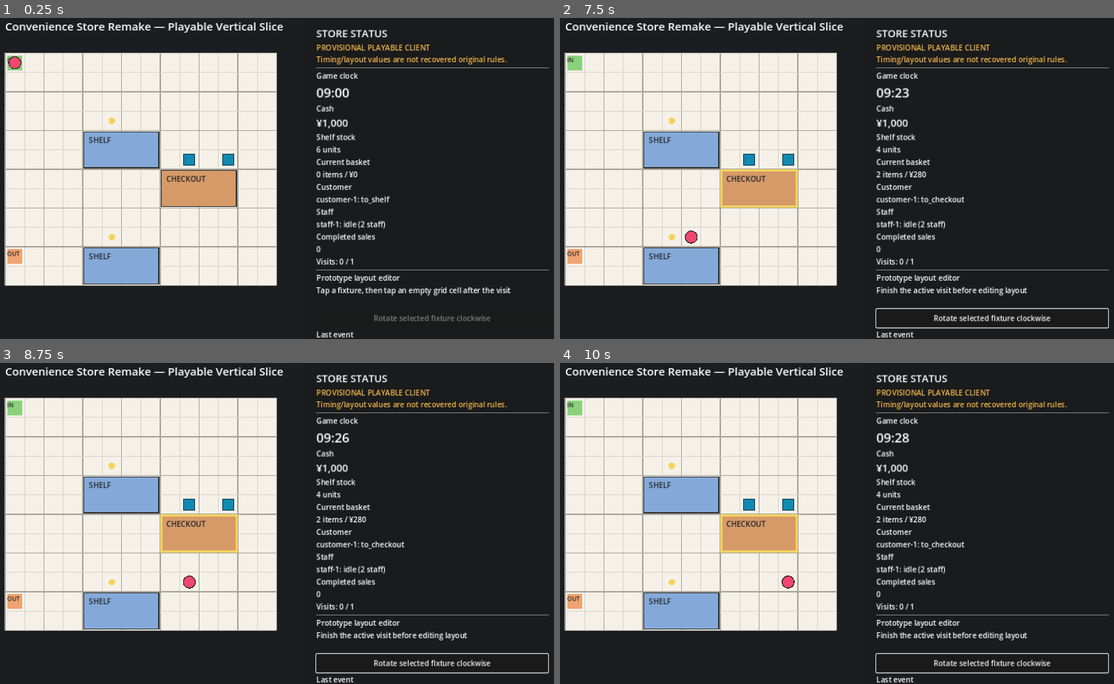
Above: before the commit, frames 1-4 (two rows, left to right).
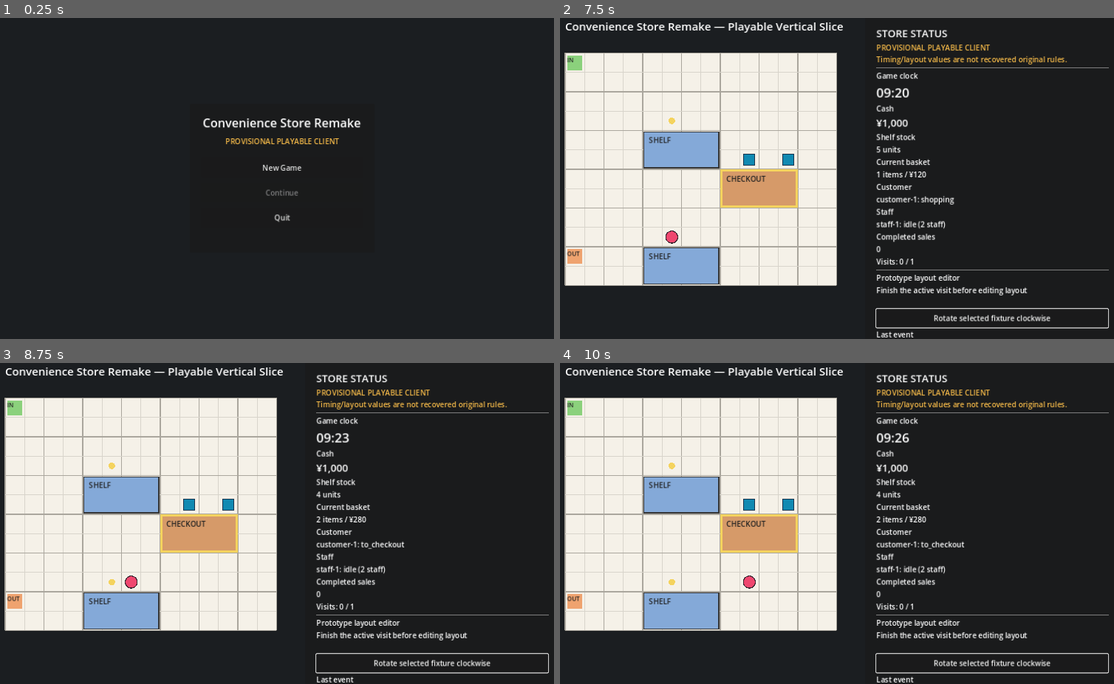
Above: after the commit, the same moments.

Repository: s1-1985/Covenience-store-remake
Game: Godot game, scene res://scenes/main_menu.tscn
Same seed, same stepped clock (60 frames per second), same inputs: the game is played once before the commit and once after it. Before the commit the project starts from res://scenes/main.tscn.
Inputs (mouse positions are in pixels of both pictures, inside the frame that each line leads up to):
- Up to frame 1 (0.25 s): no input
- Up to frame 2 (7.5 s): click (842, 168) at 0.5 s, where only the run after the commit has a clickable "New Game"; tap A at 1.25, 2 s; move the mouse to (969, 156) at 1.27 s; click (969, 156) at 1.42 s; tap Space (ui_accept) at 1.52, 2.27, 6.02, 6.5, 6.77, 7.25 s; move the mouse to (726, 188) at 2.02 s; click (726, 188) at 2.17 s; click "Rotate selected fixture clock…" at 2.75 s; click "Rotate selected fixture clock…" at 3.5 s; click "Rotate selected fixture clock…" at 4.25 s; move the mouse to (903, 101) at 5.02 s; click (903, 101) at 5.17 s; move the mouse to (814, 239) at 5.77 s; click (814, 239) at 5.92 s; move the mouse to (1019, 223) at 6.52 s; click (1019, 223) at 6.67 s; move the mouse to (665, 123) at 7.27 s; click (665, 123) at 7.42 s
- Up to frame 3 (8.75 s): tap Space (ui_accept) at 7.52, 8 s; move the mouse to (310, 517) at 8.02 s; click (310, 517) at 8.17 s
- Up to frame 4 (10 s): move the mouse to (753, 433) at 8.77 s; click (753, 433) at 8.92 s; tap Space (ui_accept) at 9.02, 9.5, 9.77 s; move the mouse to (969, 501) at 9.52 s; click (969, 501) at 9.67 s

The runs differ from the first frame. In frame 1, 40% of the frame differs, in the area x 0-100%, y 1-100%; in frame 2, 0.3%; in frame 3, 0.2%; in frame 4, 0.2%.

Commit message:
Implement a basic menu UI in the Godot client (task #29)
Adds a title screen (scenes/main_menu.tscn / scripts/main_menu.gd) as
project.godot's new run/main_scene, with New Game / Continue / Quit.
Continue starts disabled and only enables once
SaveGameService.save_exists() is true. Since Godot's
change_scene_to_file() cannot pass parameters between scenes, a
minimal autoload singleton (game_launch_state.gd, registered as
GameLaunchState) carries a single continue_from_save flag from the
menu to the gameplay scene; main.gd's _ready() reads and immediately
clears it, loading the save only when it was set -- never on a direct
launch of main.tscn, including the CI headless-smoke scene check.

New Game deliberately does not delete an existing save file, leaving
it untouched until the player explicitly overwrites it. The gameplay
screen also gained Save / Load / Quit to Menu buttons, calling the
same SaveGameService task #28 already built rather than a second save
mechanism.

Since godot --script's PackedScene.instantiate() never enters the
tree on its own, @onready var/_ready() never actually run during the
existing CI "instantiate-then-free" scene check -- so this task's new
NodePaths are checked explicitly via get_node_or_null() in
headless_smoke.gd instead, since nothing else would catch a typo in
one before an actual play session.

See decision 0098 for the full rationale.

Co-Authored-By: Claude Sonnet 5 <noreply@anthropic.com>
Claude-Session: https://claude.ai/code/session_013xPsCacfuVjEysT9hmsZ9D

Diff:
--- a/game/project.godot
+++ b/game/project.godot
@@ -6,7 +6,10 @@
 
 [application]
 config/name="Convenience Store Remake"
-run/main_scene="res://scenes/main.tscn"
+run/main_scene="res://scenes/main_menu.tscn"
+
+[autoload]
+GameLaunchState="*res://scripts/game_launch_state.gd"
 
 [display]
 window/size/viewport_width=1280
--- a/game/scenes/main.tscn
+++ b/game/scenes/main.tscn
@@ -141,5 +141,22 @@
 disabled = true
 text = "Admit next customer"
 
+[node name="Separator3" type="HSeparator" parent="UI/Panel/Margin/VBox"]
+
+[node name="MenuButtons" type="HBoxContainer" parent="UI/Panel/Margin/VBox"]
+theme_override_constants/separation = 10
+
+[node name="SaveButton" type="Button" parent="UI/Panel/Margin/VBox/MenuButtons"]
+custom_minimum_size = Vector2(145, 40)
+text = "Save"
+
+[node name="LoadButton" type="Button" parent="UI/Panel/Margin/VBox/MenuButtons"]
+custom_minimum_size = Vector2(145, 40)
+text = "Load"
+
+[node name="QuitToMenuButton" type="Button" parent="UI/Panel/Margin/VBox/MenuButtons"]
+custom_minimum_size = Vector2(145, 40)
+text = "Quit to Menu"
+
 [node name="Hint" type="Label" parent="UI/Panel/Margin/VBox"]
 text = "Space: Pause / Resume"
--- /dev/null
+++ b/game/scenes/main_menu.tscn
@@ -0,0 +1,60 @@
+[gd_scene load_steps=2 format=3]
+
+[ext_resource type="Script" path="res://scripts/main_menu.gd" id="1_menu"]
+
+[node name="MainMenu" type="Control"]
+offset_right = 1280.0
+offset_bottom = 720.0
+script = ExtResource("1_menu")
+
+[node name="Background" type="ColorRect" parent="."]
+offset_right = 1280.0
+offset_bottom = 720.0
+mouse_filter = 2
+color = Color(0.105882, 0.117647, 0.129412, 1)
+
+[node name="Panel" type="PanelContainer" parent="."]
+offset_left = 440.0
+offset_top = 210.0
+offset_right = 840.0
+offset_bottom = 520.0
+
+[node name="Margin" type="MarginContainer" parent="Panel"]
+theme_override_constants/margin_left = 24
+theme_override_constants/margin_top = 22
+theme_override_constants/margin_right = 24
+theme_override_constants/margin_bottom = 22
+
+[node name="VBox" type="VBoxContainer" parent="Panel/Margin"]
+theme_override_constants/separation = 10
+
+[node name="Title" type="Label" parent="Panel/Margin/VBox"]
+theme_override_font_sizes/font_size = 26
+text = "Convenience Store Remake"
+autowrap_mode = 2
+horizontal_alignment = 1
+
+[node name="Subtitle" type="Label" parent="Panel/Margin/VBox"]
+theme_override_colors/font_color = Color(0.95, 0.72, 0.28, 1)
+text = "PROVISIONAL PLAYABLE CLIENT"
+horizontal_alignment = 1
+
+[node name="Separator" type="HSeparator" parent="Panel/Margin/VBox"]
+
+[node name="NewGameButton" type="Button" parent="Panel/Margin/VBox"]
+custom_minimum_size = Vector2(0, 44)
+text = "New Game"
+
+[node name="ContinueButton" type="Button" parent="Panel/Margin/VBox"]
+custom_minimum_size = Vector2(0, 44)
+disabled = true
+text = "Continue"
+
+[node name="QuitButton" type="Button" parent="Panel/Margin/VBox"]
+custom_minimum_size = Vector2(0, 44)
+text = "Quit"
+
+[node name="StatusLabel" type="Label" parent="Panel/Margin/VBox"]
+text = ""
+autowrap_mode = 2
+horizontal_alignment = 1
--- /dev/null
+++ b/game/scripts/game_launch_state.gd
@@ -0,0 +1,9 @@
+extends Node
+
+# Autoload singleton (see project.godot's [autoload] section). Godot has no
+# built-in way to pass a parameter across a change_scene_to_file() call, so
+# this is the minimal state needed to let the main menu tell the gameplay
+# scene "load the existing save instead of starting fresh" without either
+# scene needing to know about the other's internals.
+
+var continue_from_save := false
--- a/game/scripts/headless_smoke.gd
+++ b/game/scripts/headless_smoke.gd
@@ -9,6 +9,7 @@
 const SaveGameServiceScript := preload("res://scripts/save_game_service.gd")
 const CONFIG_PATH := "res://data/vertical_slice.json"
 const MAIN_SCENE_PATH := "res://scenes/main.tscn"
+const MAIN_MENU_SCENE_PATH := "res://scenes/main_menu.tscn"
 const MAX_STEPS := 256
 const REPRESENTATIVE_DAYS_PER_MONTH_FOR_TEST := 4
 const MONTH_MULTIPLIER_FOR_TEST := 8
@@ -23,7 +24,41 @@
     if main_instance == null:
         _fail("main scene could not be instantiated")
         return
+    # instantiate() alone does not enter the tree, so @onready vars (and
+    # _ready()) do not run here; this only catches a structurally broken
+    # scene file. Node paths this task added are checked explicitly below
+    # since nothing else would validate them before an actual play session.
+    for node_path in [
+        "UI/Panel/Margin/VBox/MenuButtons/SaveButton",
+        "UI/Panel/Margin/VBox/MenuButtons/LoadButton",
+        "UI/Panel/Margin/VBox/MenuButtons/QuitToMenuButton",
+    ]:
+        if main_instance.get_node_or_null(node_path) == null:
+            _fail("main scene is missing expected node: %s" % node_path)
+            return
     main_instance.free()
+
+    var main_menu_scene := load(MAIN_MENU_SCENE_PATH) as PackedScene
+    if main_menu_scene == null:
+        _fail("main menu scene could not be loaded")
+        return
+    var main_menu_instance := main_menu_scene.instantiate()
+    if main_menu_instance == null:
+        _fail("main menu scene could not be instantiated")
+        return
+    for node_path in [
+        "Panel/Margin/VBox/NewGameButton",
+        "Panel/Margin/VBox/ContinueButton",
+        "Panel/Margin/VBox/QuitButton",
+        "Panel/Margin/VBox/StatusLabel",
+    ]:
+        if main_menu_instance.get_node_or_null(node_path) == null:
+            _fail("main menu scene is missing expected node: %s" % node_path)
+            return
+    if not (main_menu_instance.get_node("Panel/Margin/VBox/ContinueButton") as Button).disabled:
+        _fail("the Continue button must start disabled when no save file exists")
+        return
+    main_menu_instance.free()
 
     var parsed = JSON.parse_string(FileAccess.get_file_as_string(CONFIG_PATH))
     if typeof(parsed) != TYPE_DICTIONARY:
--- a/game/scripts/main.gd
+++ b/game/scripts/main.gd
@@ -1,6 +1,8 @@
 extends Node2D
 
 const VerticalSliceSimulationScript := preload("res://scripts/vertical_slice_simulation.gd")
+const SaveGameServiceScript := preload("res://scripts/save_game_service.gd")
+const MAIN_MENU_SCENE_PATH := "res://scenes/main_menu.tscn"
 
 @onready var store_view: Node2D = $StoreView
 @onready var clock_label: Label = $UI/Panel/Margin/VBox/ClockValue
@@ -18,12 +20,16 @@
 @onready var reset_button: Button = $UI/Panel/Margin/VBox/Buttons/ResetButton
 @onready var next_customer_button: Button = $UI/Panel/Margin/VBox/NextCustomerButton
 @onready var rotate_fixture_button: Button = $UI/Panel/Margin/VBox/RotateFixtureButton
+@onready var save_button: Button = $UI/Panel/Margin/VBox/MenuButtons/SaveButton
+@onready var load_button: Button = $UI/Panel/Margin/VBox/MenuButtons/LoadButton
+@onready var quit_to_menu_button: Button = $UI/Panel/Margin/VBox/MenuButtons/QuitToMenuButton
 
 var config: Dictionary
 var simulation
 var tick_seconds := 0.25
 var accumulator := 0.0
 var paused := false
+var _save_service
 
 
 func _ready() -> void:
@@ -32,12 +38,24 @@
         return
     simulation = VerticalSliceSimulationScript.new(config)
     tick_seconds = float(config["simulation"]["tick_seconds"])
+    _save_service = SaveGameServiceScript.new()
+    # GameLaunchState is an autoload (project.godot [autoload]); it is only
+    # ever set by main_menu.gd's Continue button, so this is a no-op (and
+    # every field above stays exactly the fresh-game state) whenever this
+    # scene is entered directly, including the CI headless-smoke
+    # instantiate-and-free check.
+    if GameLaunchState.continue_from_save:
+        GameLaunchState.continue_from_save = false
+        _save_service.load_from_path(simulation)
     store_view.bind(config, simulation)
     pause_button.pressed.connect(_on_pause_pressed)
     step_button.pressed.connect(_on_step_pressed)
     reset_button.pressed.connect(_on_reset_pressed)
     next_customer_button.pressed.connect(_on_next_customer_pressed)
     rotate_fixture_button.pressed.connect(_on_rotate_fixture_pressed)
+    save_button.pressed.connect(_on_save_pressed)
+    load_button.pressed.connect(_on_load_pressed)
+    quit_to_menu_button.pressed.connect(_on_quit_to_menu_pressed)
     store_view.fixture_selected.connect(_on_fixture_selected)
     store_view.fixture_relocation_requested.connect(_on_fixture_relocation_requested)
     _refresh_ui()
@@ -129,6 +147,34 @@
     else:
         layout_edit_label.text = "Cannot rotate there: blocked or route would break"
     _refresh_ui()
+
+
+func _on_save_pressed() -> void:
+    if simulation == null:
+        return
+    if _save_service.save_to_path(simulation):
+        layout_edit_label.text = "Game saved"
+    else:
+        layout_edit_label.text = "Save failed"
+    _refresh_ui()
+
+
+func _on_load_pressed() -> void:
+    if simulation == null:
+        return
+    if _save_service.load_from_path(simulation):
+        paused = false
+        pause_button.text = "Pause"
+        accumulator = 0.0
+        layout_edit_label.text = "Game loaded"
+    else:
+        layout_edit_label.text = "No compatible save found"
+    _refresh_ui()
+
+
+func _on_quit_to_menu_pressed() -> void:
+    GameLaunchState.continue_from_save = false
+    get_tree().change_scene_to_file(MAIN_MENU_SCENE_PATH)
 
 
 func _refresh_ui() -> void:
--- /dev/null
+++ b/game/scripts/main_menu.gd
@@ -0,0 +1,37 @@
+extends Control
+
+const SaveGameServiceScript := preload("res://scripts/save_game_service.gd")
+const GAMEPLAY_SCENE_PATH := "res://scenes/main.tscn"
+
+@onready var new_game_button: Button = $Panel/Margin/VBox/NewGameButton
+@onready var continue_button: Button = $Panel/Margin/VBox/ContinueButton
+@onready var quit_button: Button = $Panel/Margin/VBox/QuitButton
+@onready var status_label: Label = $Panel/Margin/VBox/StatusLabel
+
+var _save_service
+
+
+func _ready() -> void:
+    _save_service = SaveGameServiceScript.new()
+    continue_button.disabled = not _save_service.save_exists()
+    new_game_button.pressed.connect(_on_new_game_pressed)
+    continue_button.pressed.connect(_on_continue_pressed)
+    quit_button.pressed.connect(_on_quit_pressed)
+
+
+func _on_new_game_pressed() -> void:
+    GameLaunchState.continue_from_save = false
+    get_tree().change_scene_to_file(GAMEPLAY_SCENE_PATH)
+
+
+func _on_continue_pressed() -> void:
+    if not _save_service.save_exists():
+        status_label.text = "No save file found."
+        continue_button.disabled = true
+        return
+    GameLaunchState.continue_from_save = true
+    get_tree().change_scene_to_file(GAMEPLAY_SCENE_PATH)
+
+
+func _on_quit_pressed() -> void:
+    get_tree().quit()
Not shown, changed: PROJECT_MEMORY.md
Not shown, added: docs/decisions/0098-godot-basic-menu-ui.md
Not shown, changed: game/README.md
Not shown, changed: reference_sim/tests/test_game_vertical_slice_contract.py
